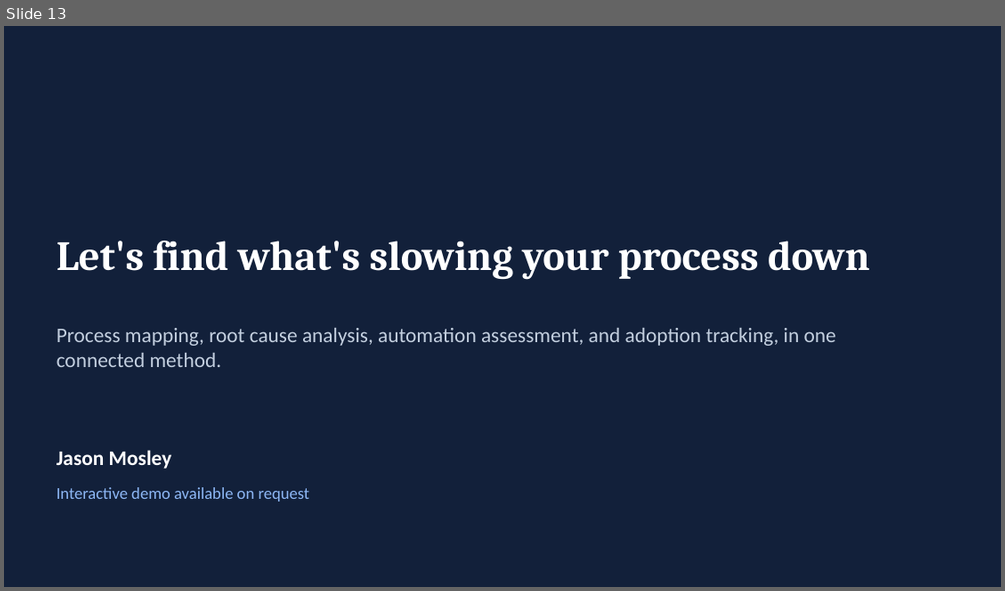
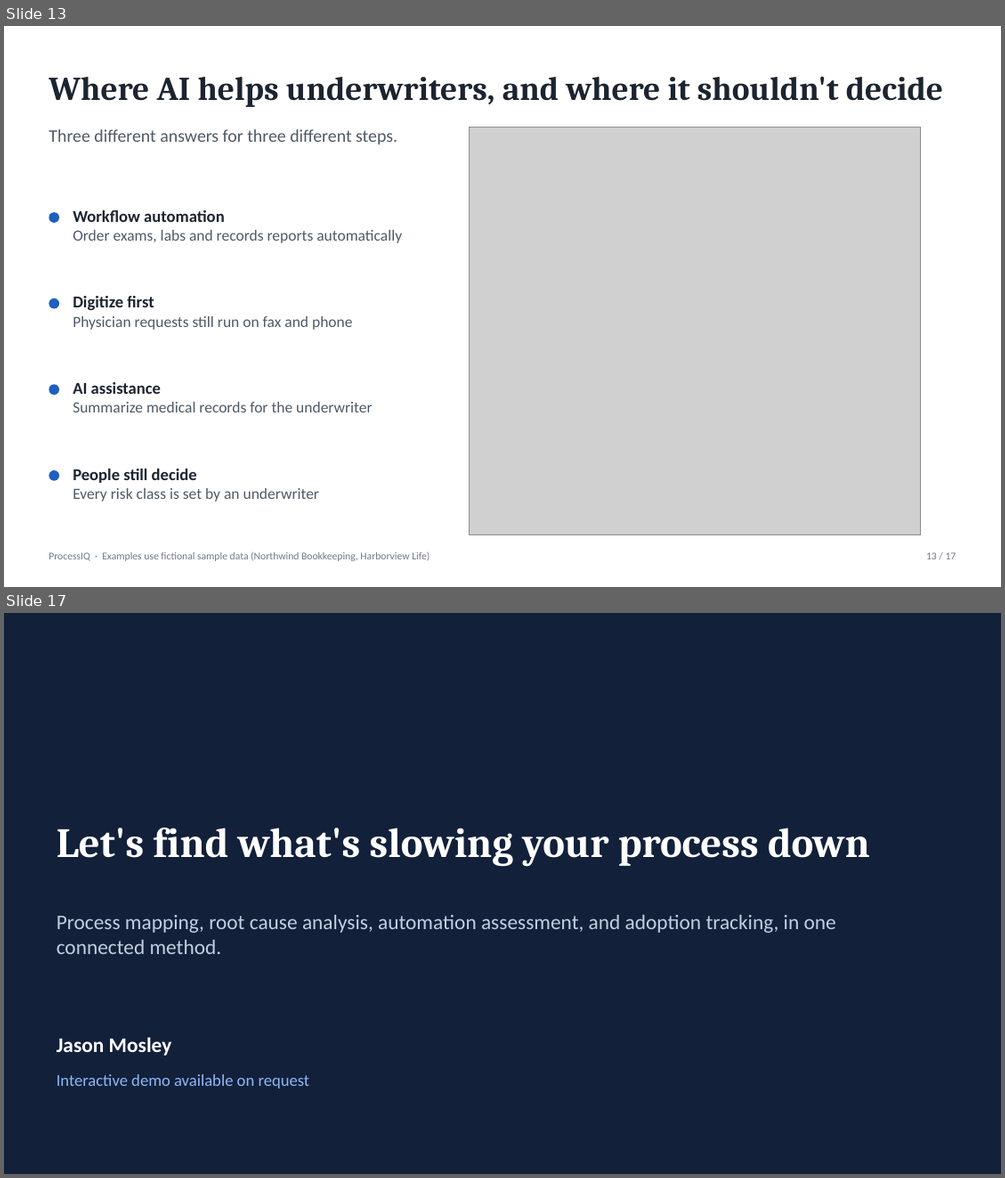
Before and after one commit to jedwardmosley-cell/mosley-foundry, a slide deck: ProcessIQ/ProcessIQ-Presentation.pptx. Shown one above the other, each under a label of ours: slide 13 before the commit, slides 13 and 17 after it; the slides between them are not shown. The pictures are 1005x591 and 1005x1178 pixels, drawn with LibreOffice and Linux fonts; fonts in the diff are those of the drawing; grey boxes stand for pictures. Boxes give left, top, right and bottom in pixels: in the first picture for what was removed or moved away, otherwise in the second. Text is boxed around its words. In the diff, an @@ line names an element or a change of style, - is before the commit and + after.

```diff
--- a/ProcessIQ/ProcessIQ-Presentation.pptx
+++ b/ProcessIQ/ProcessIQ-Presentation.pptx
@@ slide 13 added at (4, 26, 1001, 587), background #FFFFFF @@
@@ title added at (48, 76, 943, 107), 32 pt, text #1C2430, bold @@
+Where AI helps underwriters, and where it shouldn't decide
@@ text added at (48, 129, 397, 144), 17 pt, text #4F5A68 @@
+Three different answers for three different steps.
@@ picture added at (469, 127, 921, 534) @@
@@ ellipse added at (48, 212, 59, 223), fill #1F5FBF @@
@@ text added at (73, 210, 402, 243), 15 pt, text #4F5A68 @@
+Workflow automation
+Order exams, labs and records reports automatically
@@ ellipse added at (48, 298, 59, 309), fill #1F5FBF @@
@@ text added at (73, 296, 352, 329), 15 pt, text #4F5A68 @@
+Digitize first
+Physician requests still run on fax and phone
@@ ellipse added at (48, 384, 59, 394), fill #1F5FBF @@
@@ text added at (73, 382, 372, 412), 15 pt, text #4F5A68 @@
+AI assistance
+Summarize medical records for the underwriter
@@ ellipse added at (48, 470, 59, 481), fill #1F5FBF @@
@@ text added at (73, 468, 319, 501), 15 pt, text #4F5A68 @@
+People still decide
+Every risk class is set by an underwriter
@@ text added at (48, 551, 429, 561), 10 pt, text #6F7A88 @@
+ProcessIQ · Examples use fictional sample data (Northwind Bookkeeping, Harborview Life)
@@ text added at (926, 552, 956, 559), 10 pt, text #6F7A88 @@
+13 / 17
@@ what was slide 13 is now slide 17 @@
```
Also in this commit, not shown: 11 slides changed, 3 other slides added, 3 other files.
